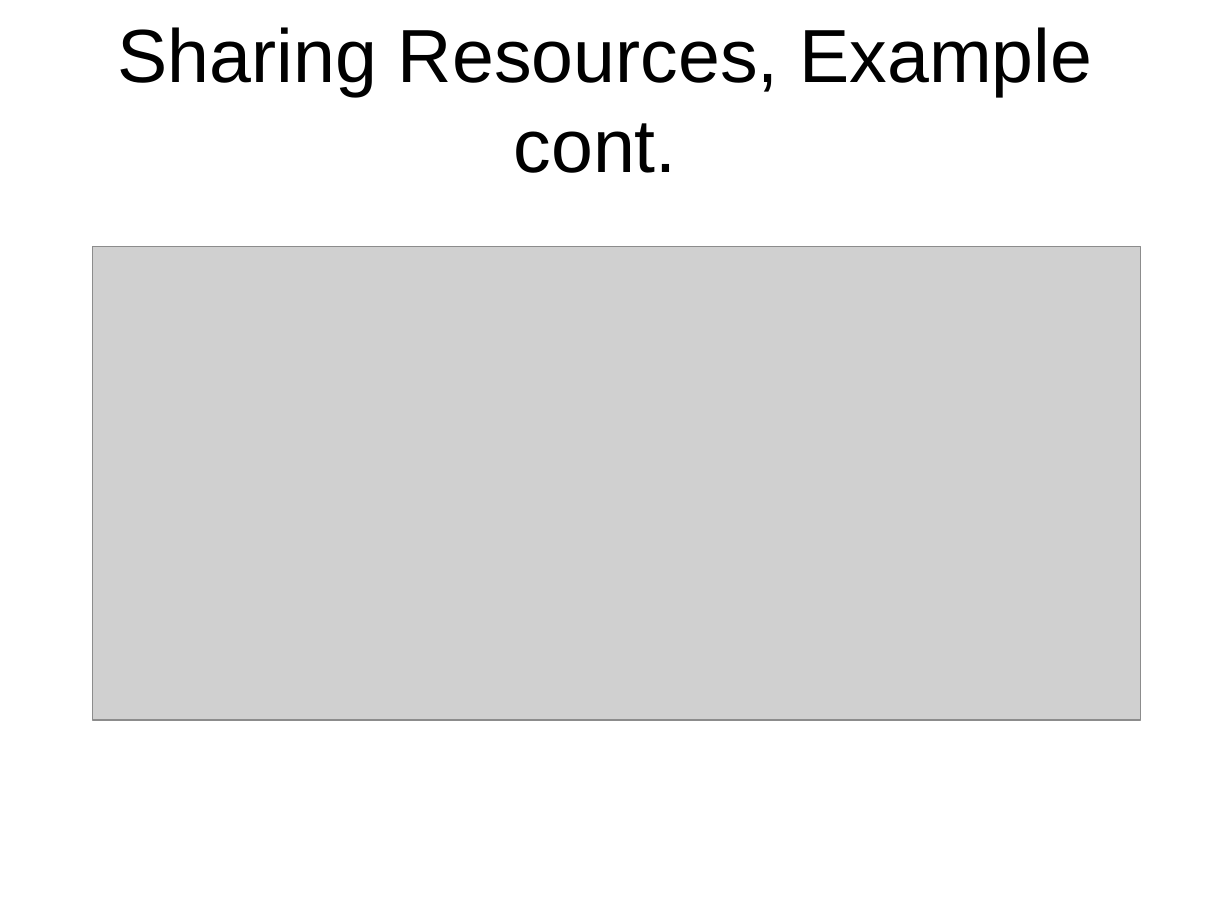
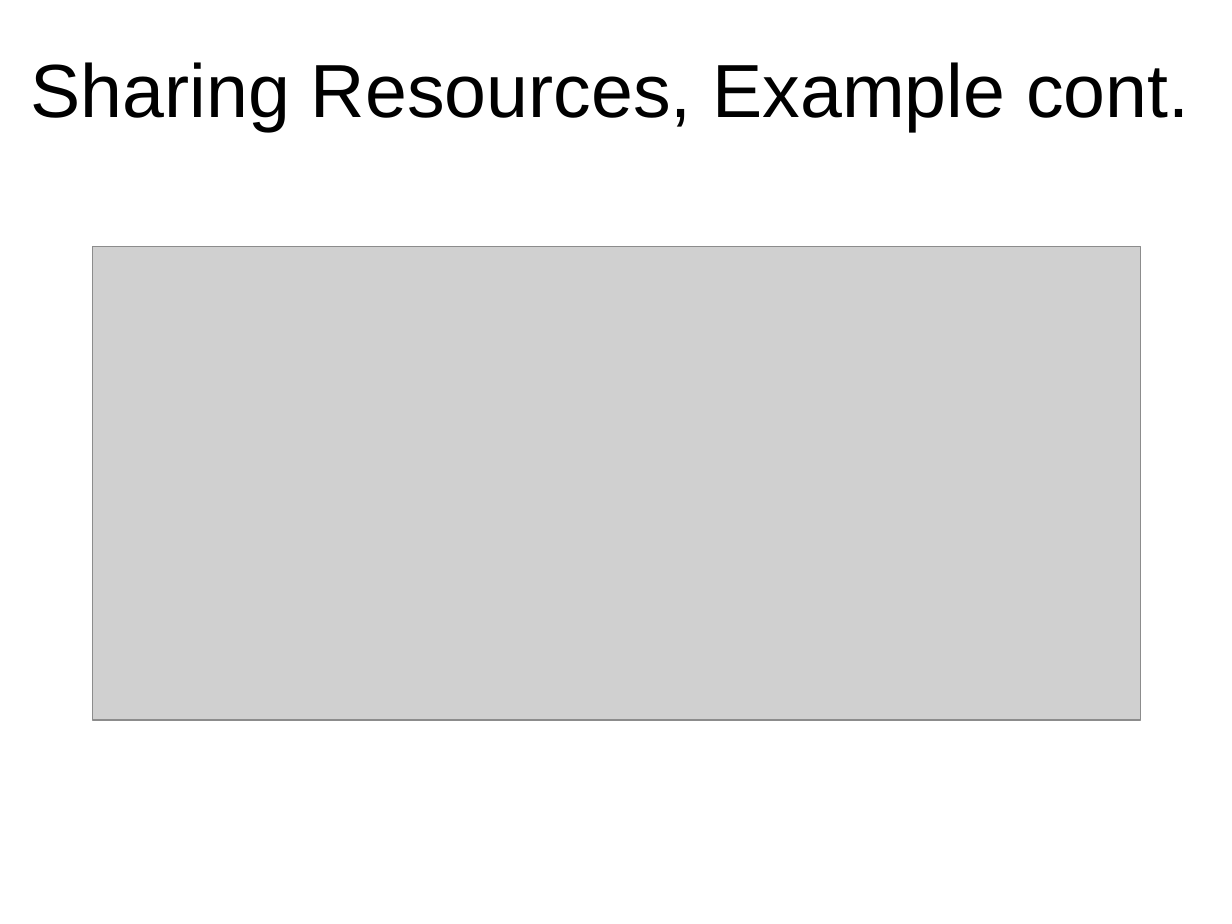
Before and after one commit to octaviordz/zjnu2017.github.io, a slide deck: slide 25 of OOP/lectures/100--Java.MultiThreading.pptx. Drawn at 1232x924 pixels with LibreOffice and Linux fonts; fonts in the diff are those of the drawing; grey boxes stand for pictures. Boxes give left, top, right and bottom in pixels: in the first picture for what was removed or moved away, otherwise in the second. Text is boxed around its words. In the diff, an @@ line names an element or a change of style, - is before the commit and + after.

```diff
--- a/OOP/lectures/100--Java.MultiThreading.pptx
+++ b/OOP/lectures/100--Java.MultiThreading.pptx
@@ title "Sharing Resources, Example cont." rewrapped from (x1=118, y1=27, x2=1092, y2=173) to (x1=31, y1=62, x2=1189, y2=131) @@
```
Also in this commit, not shown: 10 other slides changed, 1 slide added.
